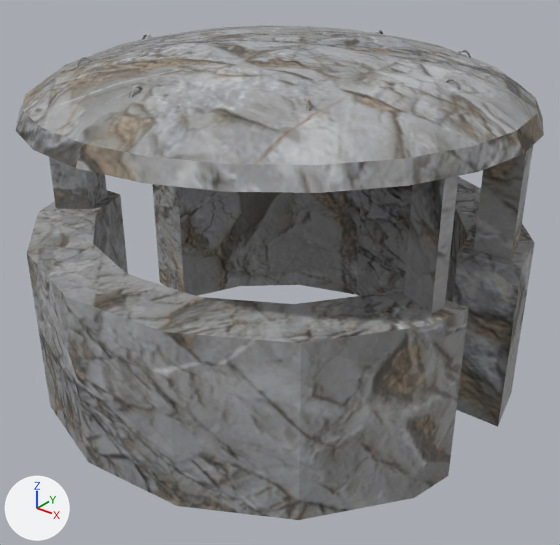
Renders of the FBX model TowerDefense/Assets/Models/model_OrcWarrior/model_TowerOrcWarrior.fbx from each side of a commit.
Both versions are drawn from a 50 mm lens placed at (3.3, -4.11, 3.47), pointed at (0.12, -0.14, 1.0). Every picture has the same lights, and +X, +Y and +Z are marked at lower left. Where no turn or scale is listed for an object, it has been applied to the vertices.

The first picture shows 'bunker'.
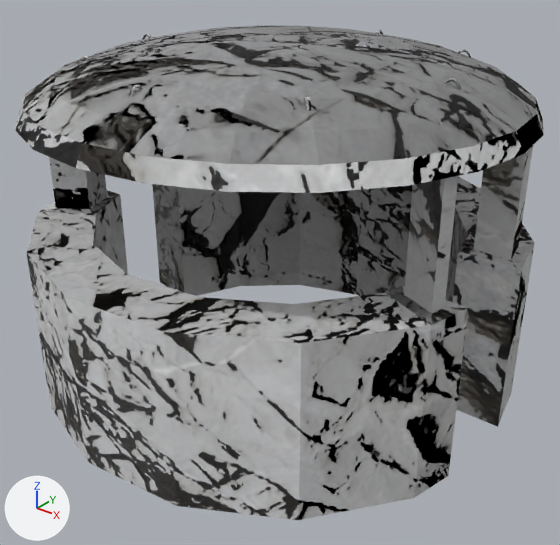
What differs and where, as boxes [x1, y1, x2, y2] in the pictures (560 x 545 px):
'bunker', surface changed: [16, 25, 544, 520] in both

Diff of the bpy script that builds the scene:
```diff
--- a/TowerDefense/Assets/Models/model_OrcWarrior/model_TowerOrcWarrior.fbx.py
+++ b/TowerDefense/Assets/Models/model_OrcWarrior/model_TowerOrcWarrior.fbx.py
@@ img_rock_jpg @@
-img_rock_jpg = load_image('rock.jpg', '../../Textures/Rocks/rock.jpg', 1600, 1069, 'sRGB')
+img_rock_jpg = load_image('rock.jpg', '../../Textures/Rocks/rock.jpg', 1600, 1069, 'Non-Color')
@@ mat_rock @@
 n0 = _N.new('ShaderNodeBsdfPrincipled'); n0.name = 'Principled BSDF'
 n2.image = img_rock_jpg
+n3 = _N.new('ShaderNodeTexImage'); n3.name = 'Image Texture.001'
+n3.image = img_rock_jpg
+n4 = _N.new('ShaderNodeNormalMap'); n4.name = 'Normal Map'
 _L.new(n2.outputs[0], n0.inputs[0])  # 'Color' to 'Base Color'
 _L.new(n0.outputs[0], n1.inputs[0])  # 'BSDF' to 'Surface'
+_L.new(n3.outputs[0], n4.inputs[1])  # 'Color' to 'Color'
+_L.new(n4.outputs[0], n0.inputs[5])  # 'Normal' to 'Normal'
```
